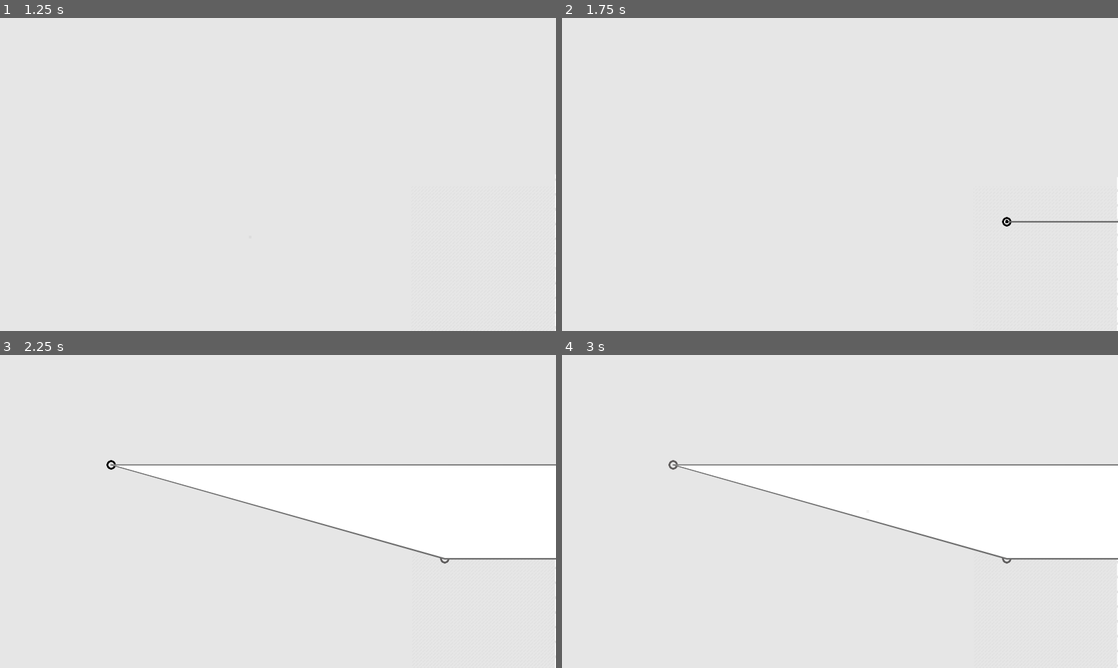
Above: before the commit, frames 1-4 (two rows, left to right).
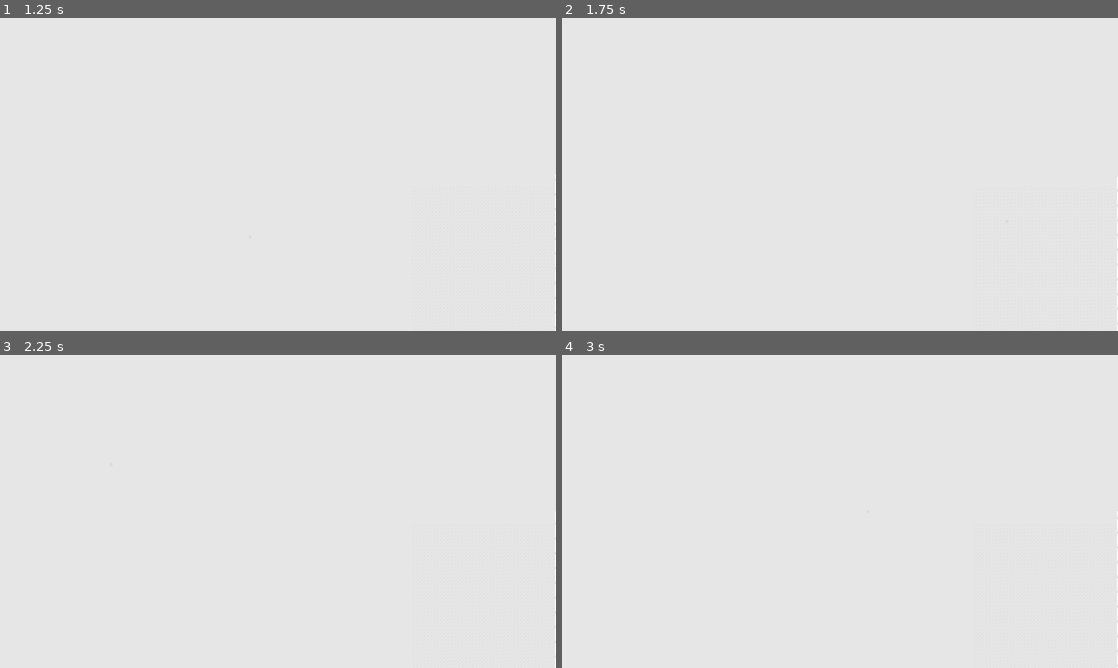
Above: after the commit, the same moments.

Repository: creikey/sketch-fight
Game: Godot game, scene res://Main.tscn
Two runs of this game, one before a commit and one after it. Both use one fixed random seed, a clock stepped at 60 frames per second and the inputs below.
Inputs (mouse positions are in pixels of both pictures, inside the frame that each line leads up to):
- Up to frame 1 (1.25 s): tap Enter at 0.5 s; move the mouse to (250, 237) at 0.52 s; press the mouse at (250, 237) at 0.53 s; right-click (250, 237) at 0.8 s
- Up to frame 2 (1.75 s): tap Space at 1.25 s; move the mouse to (1006, 221) at 1.27 s; release the mouse at (1006, 221) at 1.28 s; right-click (1006, 221) at 1.35 s; click (1006, 221) at 1.55 s
- Up to frame 3 (2.25 s): tap Enter at 2 s; move the mouse to (111, 464) at 2.02 s; press the mouse at (111, 464) at 2.03 s
- Up to frame 4 (3 s): right-click (673, 464) at 2.3 s; tap Space at 2.75 s; move the mouse to (867, 511) at 2.77 s; release the mouse at (867, 511) at 2.78 s; right-click (867, 511) at 2.85 s

Frame 1 is identical in both runs. In frame 2, 0.1% of the frame differs, in the area x 79-100%, y 63-67%; in frame 3, 15%, in the area x 19-100%, y 33-67%; in frame 4, 15%.

Commit message:
Better point movement

Diff:
--- a/src/MousePuck.gd
+++ b/src/MousePuck.gd
@@ -11,10 +11,10 @@
 	self.size = size
 	self.out_of_editing_pad = true
 
-func _process(delta):
+func _physics_process(delta):
 	rect_global_position = get_global_mouse_position()
 	$MirroredArea.global_position = get_mirrored_pos(rect_global_position)
-	print(get_mirrored_pos(rect_global_position) - rect_global_position)
+#	print(get_mirrored_pos(rect_global_position) - rect_global_position)
 	update()
 
 func _draw():
--- a/src/PossiblePoint.gd
+++ b/src/PossiblePoint.gd
@@ -1,22 +1,34 @@
 extends Sprite
 
-# Declare member variables here. Examples:
-# var a = 2
-# var b = "text"
+class_name PossiblePoint
 
-# Called when the node enters the scene tree for the first time.
+var index = 0
+
+var puck_node: Area2D = null
+
 func _ready():
-	pass # Replace with function body.
+	set_process(false)
 
-# Called every frame. 'delta' is the elapsed time since the previous frame.
-#func _process(delta):
-#	pass
+func _process(_delta):
+	if puck_node == null:
+		set_process(false)
+		return
+	if Input.is_action_pressed("ui_move"):
+		global_position = puck_node.global_position
+
+#func _input(event):
+#	if event is InputEventMouseMotion and Input.is_action_pressed("ui_move") and being_hovered:
+#		global_position = get_global_mouse_position()
 
 func _on_Area2D_area_entered(area):
 	if area.is_in_group("mouse_puck"):
 		$AnimationPlayer.play("to_being_hovered")
+		puck_node = area
+		set_process(true)
 
 
 func _on_Area2D_area_exited(area):
 	if area.is_in_group("mouse_puck"):
 		$AnimationPlayer.play("away_from_hovered")
+		puck_node = null
+		set_process(false)
--- a/src/SketchEditor.gd
+++ b/src/SketchEditor.gd
@@ -40,8 +40,8 @@
 		if $PhysicalUI/MousePuck.out_of_editing_pad:
 			return
 		ensure_lineset()
-		right_possible_points.append(add_point(ui.get_node("MousePuck").rect_global_position).global_position)
-		left_possible_points.append(add_point(MousePuck.get_mirrored_pos(ui.get_node("MousePuck").rect_global_position)).global_position)
+		right_possible_points.append(add_point(ui.get_node("MousePuck").rect_global_position))
+		left_possible_points.append(add_point(MousePuck.get_mirrored_pos(ui.get_node("MousePuck").rect_global_position)))
 		cur_lineset.points = get_point_array()
 		cur_lineset.regenerate_polygon()
 
@@ -49,10 +49,16 @@
 	left_possible_points.sort_custom(self, "_sort_point")
 	right_possible_points.sort_custom(self, "_sort_point")
 	right_possible_points.invert()
-	return left_possible_points + right_possible_points
+	var all_possible_points = left_possible_points + right_possible_points
+	for i in range(0, all_possible_points.size()):
+		all_possible_points[i].index = i
+	var final_points = []
+	for p in all_possible_points:
+		final_points.append(p.global_position)
+	return final_points
 
-func _sort_point(point_a: Vector2, point_b: Vector2):
-	return point_a.y < point_b.y
+func _sort_point(point_a: PossiblePoint, point_b: PossiblePoint):
+	return point_a.global_position.y < point_b.global_position.y
 
 func add_point(new_position: Vector2):
 	var cur_possible_point = possible_point_pack.instance()
--- a/src/SketchEditor.tscn
+++ b/src/SketchEditor.tscn
@@ -129,5 +129,3 @@
 [node name="PossiblePoints" type="Node2D" parent="."]
 [connection signal="area_entered" from="PhysicalUI/MousePuck/Area2D" to="PhysicalUI/MousePuck" method="_on_Area2D_area_entered"]
 [connection signal="area_exited" from="PhysicalUI/MousePuck/Area2D" to="PhysicalUI/MousePuck" method="_on_Area2D_area_exited"]
-[connection signal="area_entered" from="PhysicalUI/MousePuck/MirroredArea" to="PhysicalUI/MousePuck" method="_on_Area2D_area_entered"]
-[connection signal="area_exited" from="PhysicalUI/MousePuck/MirroredArea" to="PhysicalUI/MousePuck" method="_on_Area2D_area_exited"]
--- a/src/project.godot
+++ b/src/project.godot
@@ -19,6 +19,11 @@
 "language": "GDScript",
 "path": "res://MousePuck.gd"
 }, {
+"base": "Sprite",
+"class": "PossiblePoint",
+"language": "GDScript",
+"path": "res://PossiblePoint.gd"
+}, {
 "base": "Node2D",
 "class": "Sketch",
 "language": "GDScript",
@@ -27,6 +32,7 @@
 _global_script_class_icons={
 "LineSet": "",
 "MousePuck": "",
+"PossiblePoint": "",
 "Sketch": ""
 }
 
@@ -71,6 +77,11 @@
 "events": [ Object(InputEventKey,"resource_local_to_scene":false,"resource_name":"","device":0,"alt":false,"shift":false,"control":false,"meta":false,"command":false,"pressed":false,"scancode":16777238,"unicode":0,"echo":false,"script":null)
  ]
 }
+ui_move={
+"deadzone": 0.5,
+"events": [ Object(InputEventMouseButton,"resource_local_to_scene":false,"resource_name":"","device":0,"alt":false,"shift":false,"control":false,"meta":false,"command":false,"button_mask":0,"position":Vector2( 0, 0 ),"global_position":Vector2( 0, 0 ),"factor":1.0,"button_index":2,"pressed":false,"doubleclick":false,"script":null)
+ ]
+}
 
 [rendering]
 
